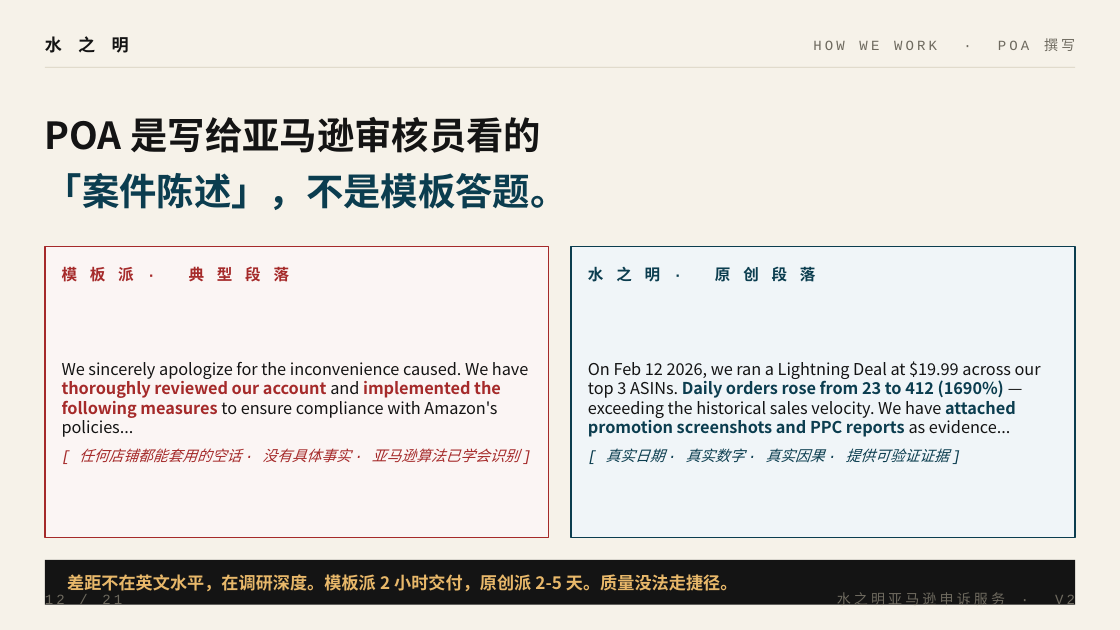
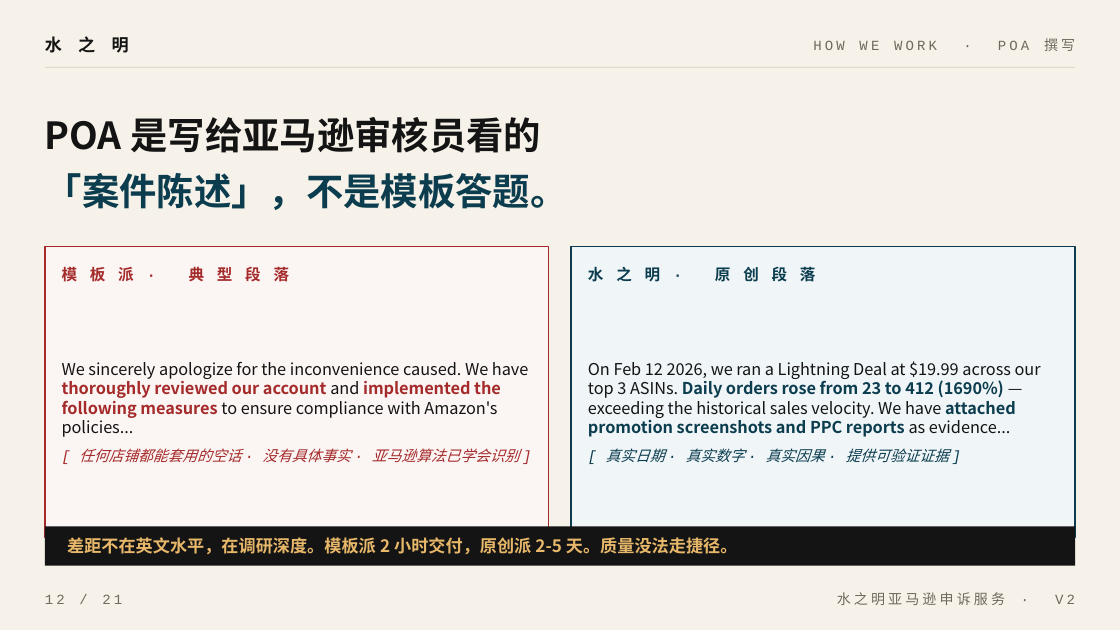
Before and after one commit to chenfei125/shuizhiming-site1, a slide deck: slide 12 of 水之明销售介绍.pptx. Drawn at 1120x630 pixels with LibreOffice and Linux fonts; fonts in the diff are those of the drawing. Boxes give left, top, right and bottom in pixels: in the first picture for what was removed or moved away, otherwise in the second. Text is boxed around its words. In the diff, an @@ line names an element or a change of style, - is before the commit and + after.

```diff
--- a/水之明销售介绍.pptx
+++ b/水之明销售介绍.pptx
@@ rectangle: place and size @@
-rectangle at [45, 560, 1075, 605]
+rectangle at [45, 526, 1075, 566]
@@ text "差距不在英文水平，在调研深度。模板派 2 小时交付，原创派 2-5 天。质量没法走捷径。": place and size @@
-text "差距不在英文水平，在调研深度。模板派 2 小时交付，原创派 2-5 天。质量没法走捷径。" at [67, 574, 737, 591]
+text "差距不在英文水平，在调研深度。模板派 2 小时交付，原创派 2-5 天。质量没法走捷径。" at [67, 537, 737, 554]
```
Also in this commit, not shown: 9 other slides changed, 1 other file.
